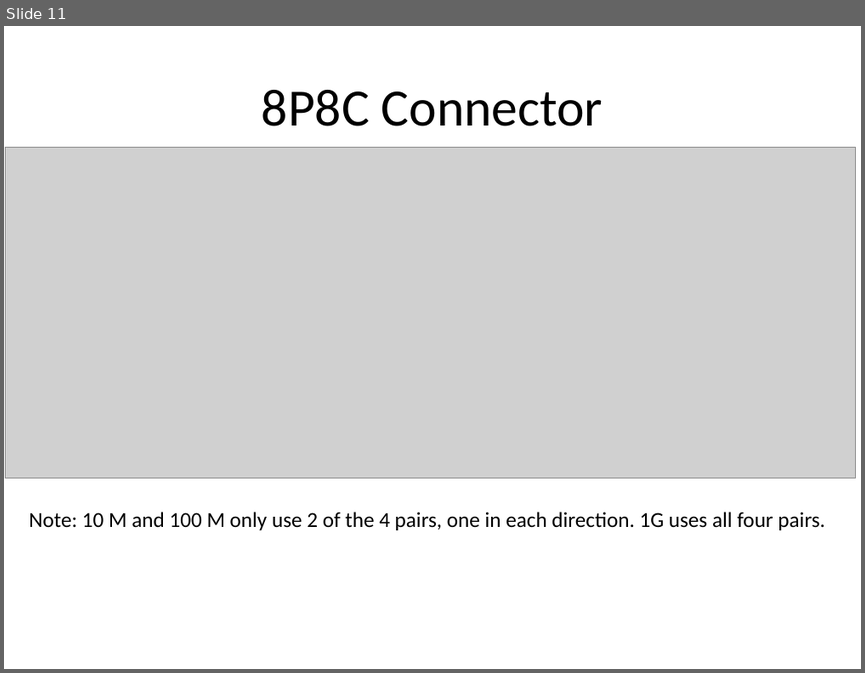
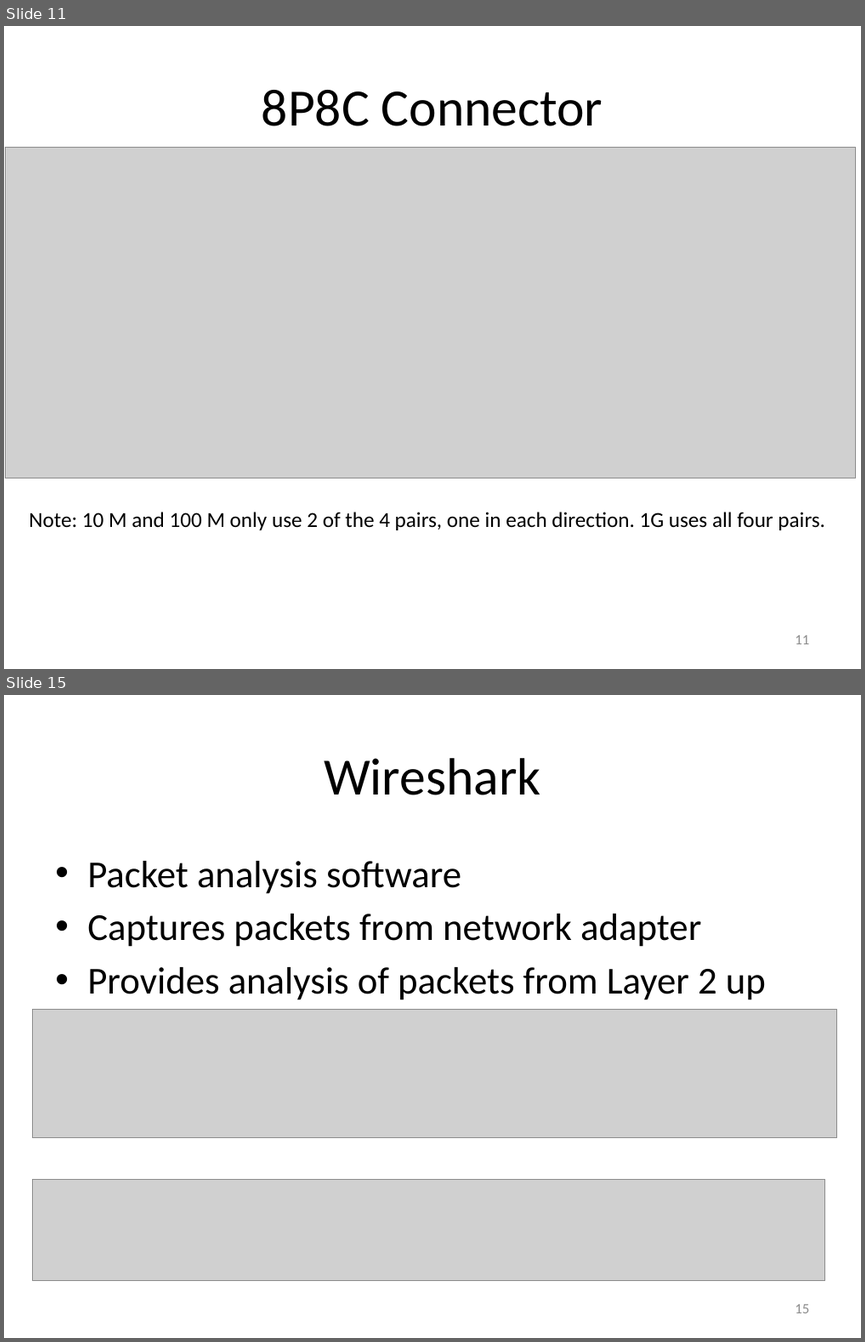
Before and after one commit to carlosgj/FRC-Training, a slide deck: Networking Basics.pptx. Shown one above the other, each under a label of ours: slide 11 before the commit, slides 11 and 15 after it; the slides between them are not shown. The pictures are 865x673 and 865x1342 pixels, drawn with LibreOffice and Linux fonts; fonts in the diff are those of the drawing; grey boxes stand for pictures. Boxes give left, top, right and bottom in pixels: in the first picture for what was removed or moved away, otherwise in the second. Text is boxed around its words. In the diff, an @@ line names an element or a change of style, - is before the commit and + after.

```diff
--- a/Networking Basics.pptx
+++ b/Networking Basics.pptx
@@ slide 15 added at bbox=[4, 695, 861, 1338], background #FFFFFF @@
@@ title added at bbox=[324, 758, 540, 795], 44 pt, text #000000 @@
+Wireshark
@@ text added at bbox=[87, 861, 766, 1000], 32 pt, text #000000 @@
+• Packet analysis software
+• Captures packets from network adapter
+• Provides analysis of packets from Layer 2 up
@@ picture added at bbox=[32, 1009, 837, 1138] @@
@@ picture added at bbox=[32, 1179, 825, 1281] @@
@@ page number added at bbox=[794, 1304, 809, 1313], 12 pt, text #8C8C8C @@
+15
@@ slide 11 changed as well @@
@@ page number added at bbox=[794, 635, 809, 644], 12 pt, text #8C8C8C @@
+11
```
Also in this commit, not shown: 10 other slides changed, 48 other slides added.
